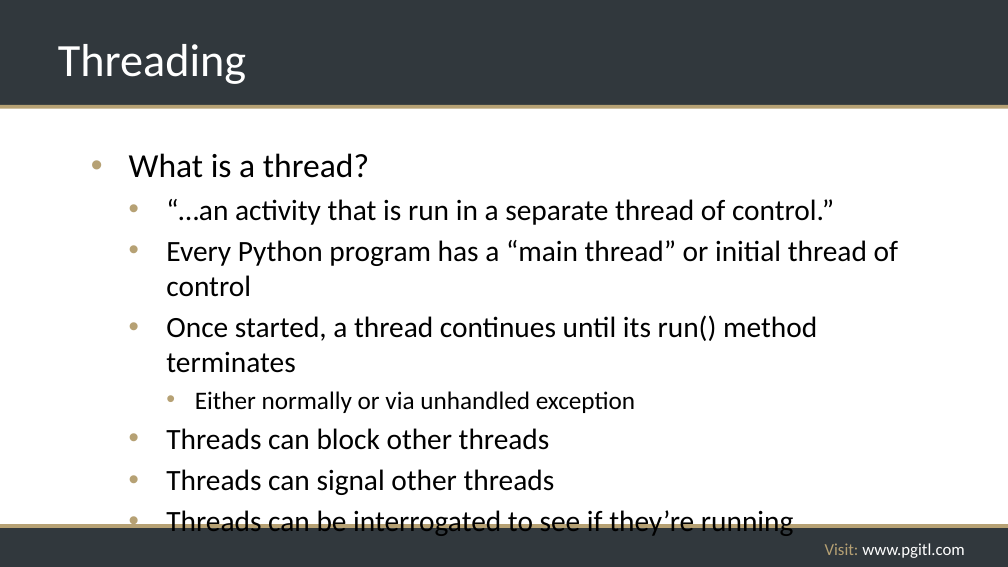
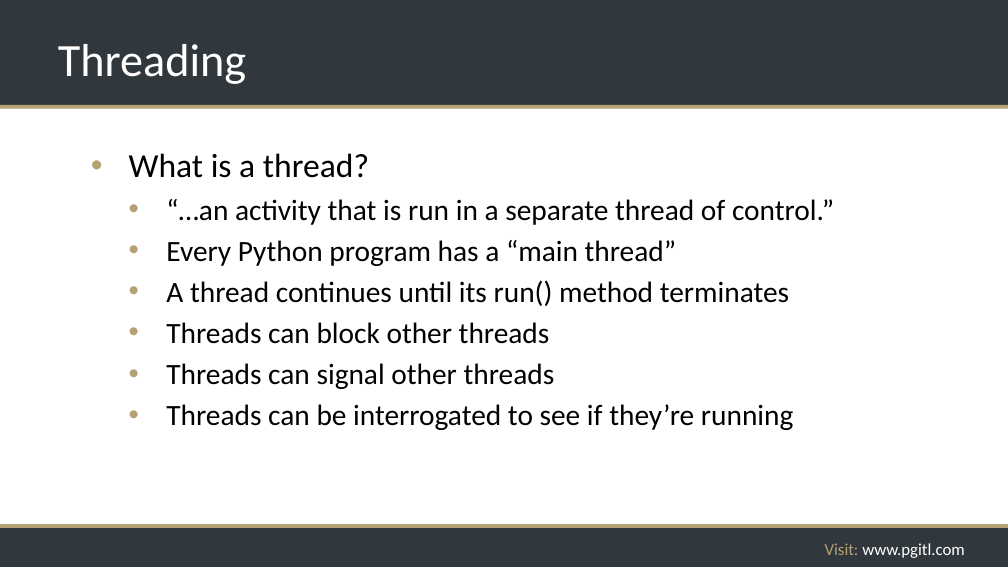
Before and after one commit to rikkouri/project-a, a slide deck: slide 163 of Programming Foundations.pptx (slide 161 before the commit). Drawn at 1008x567 pixels with LibreOffice and Linux fonts; fonts in the diff are those of the drawing; background and template pictures are left out. Boxes give left, top, right and bottom in pixels: in the first picture for what was removed or moved away, otherwise in the second. Text is boxed around its words. In the diff, an @@ line names an element or a change of style, - is before the commit and + after.

```diff
--- a/Programming Foundations.pptx
+++ b/Programming Foundations.pptx
@@ text at [166, 240, 789, 306]: text changed @@
-  • Every Python program has a “main thread” or initial thread of control
-  • Once started, a thread continues until its run() method terminates
-    • Either normally or via unhandled exception
+  • Every Python program has a “main thread”
+  • A thread continues until its run() method terminates
```
Also in this commit, not shown: 14 other slides changed, 6 slides added, 4 slides removed, 3 other files.
